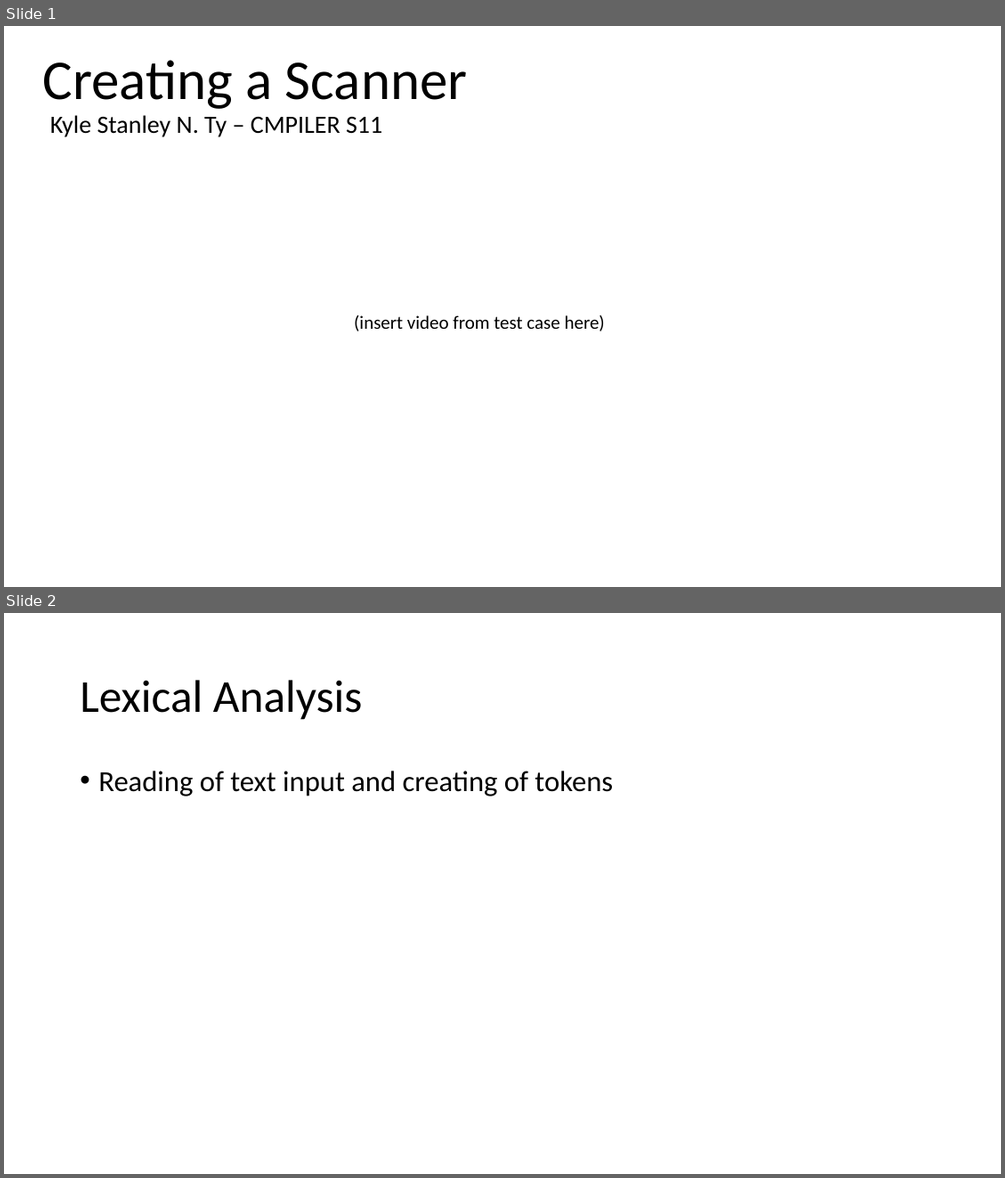
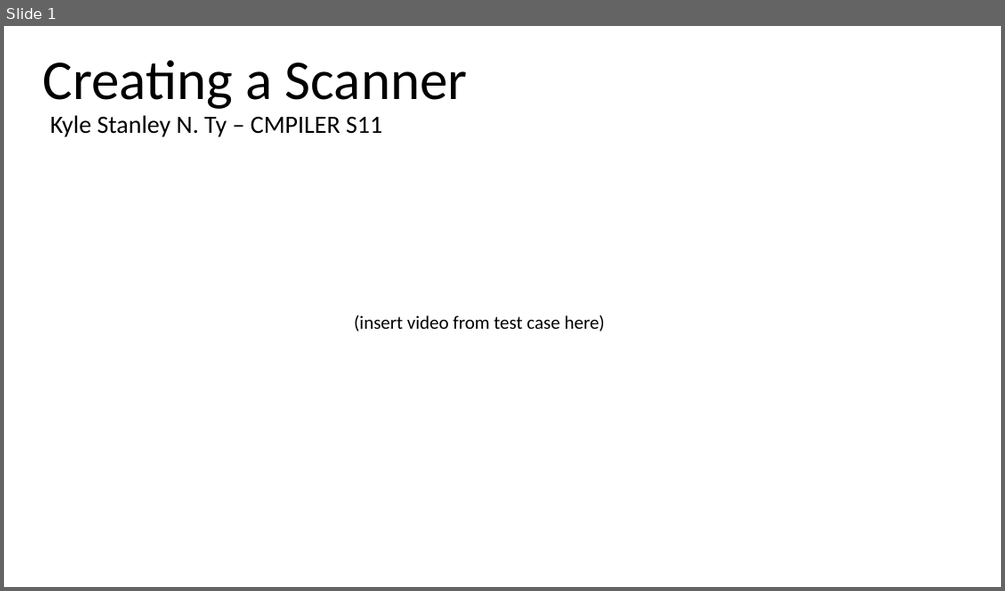
Before and after one commit to Jade03022/Scanner-Problem-Set, a slide deck: Creating a Scanner.pptx. Shown one above the other, each under a label of ours: slides 1 and 2 before the commit, slide 1 after it. The pictures are 1005x1178 and 1005x591 pixels, drawn with LibreOffice and Linux fonts; fonts in the diff are those of the drawing. Boxes give left, top, right and bottom in pixels: in the first picture for what was removed or moved away, otherwise in the second. Text is boxed around its words. In the diff, an @@ line names an element or a change of style, - is before the commit and + after.

```diff
--- a/Creating a Scanner.pptx
+++ b/Creating a Scanner.pptx
@@ slide 2 removed at bbox=[4, 613, 1001, 1174], background #FFFFFF @@
@@ title removed at bbox=[80, 680, 363, 720] @@
-Lexical Analysis
@@ text removed at bbox=[98, 771, 613, 796] @@
-• Reading of text input and creating of tokens
```
Also in this commit, not shown: 1 slide changed, 4 slides added, 2 other slides removed.
